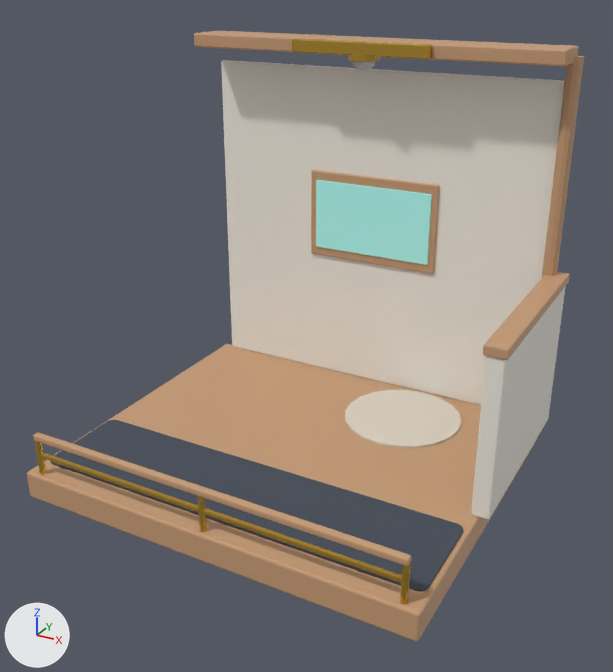
An edit to the FBX model Assets/MuseDesk/Art/Models/WallHabitat/WallHabitat_CubicleBay.fbx, drawn before and after from the same camera.
The view is the same before and after, from a 50 mm camera at (0.261, -0.506, 0.316) aimed at (0.014, -0.057, 0.091). The axes (+X, +Y, +Z) are drawn at lower left. The lights are the same throughout. The first picture is the older version. Where no turn or scale is listed for an object, it has been applied to the vertices.

The scene before the commit, as lines of its bpy script (objects in view):
```python
me_cube = bpy.data.meshes.new('Cube')
me_cube.from_pydata(...)  # 928 vertices, 832 faces; spans x -0.143..0.151, y -0.123..0.123, z -0.01..0.278
# faces by material slot: [282, 262, 22, 108, 54, 104]
me_cube.materials.append(mat_mat_warmwood)  # brown #c89d77
me_cube.materials.append(mat_mat_feltslate)  # greyish blue #424a57
me_cube.materials.append(mat_mat_warmbeige)  # pale yellow #dfd5c6
me_cube.materials.append(mat_mat_creamceramic)  # white #f4eee4
me_cube.materials.append(mat_mat_chamberglass)  # cyan #ade5e0
me_cube.materials.append(mat_mat_brass)  # yellow #d9b047
me_cube_007 = bpy.data.meshes.new('Cube.007')
me_cube_007.from_pydata(...)  # 128 vertices, 134 faces; spans x -0.0516..0.0516, y -0.003..0.015, z -0.015..0.0045
# faces by material slot: [54, 80]
me_cube_007.materials.append(mat_mat_brass)  # yellow #d9b047
me_cube_007.materials.append(mat_mat_lampglow)  # light grey #cccccc
ob_wallhabitat_cubiclebay_accents = bpy.data.objects.new('WallHabitat_CubicleBay_Accents', me_cube_007)
ob_wallhabitat_cubiclebay_accents.location = (0.0, 0.0425, 0.263)
ob_wallhabitat_cubiclebay_structure = bpy.data.objects.new('WallHabitat_CubicleBay_Structure', me_cube)
ob_wallhabitat_cubiclebay_structure.location = (0.0, -0.045, -0.01)
```
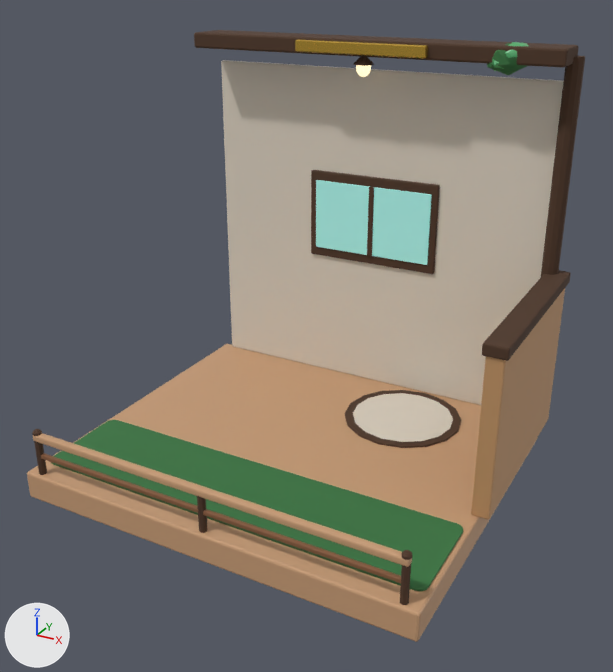
Location of each change, (x1, y1, x2, y2) in pixels of the pictures (613 x 672 px; the box of a moved part takes in the faces that stretch with it):
'WallHabitat_CubicleBay_Structure', reshaped
    before: (27, 31, 584, 642)
    after: (27, 30, 585, 642)
part 1 of me_cube, added (pale yellow)
    after: (353, 393, 453, 442)
part 2 of me_cube, added
    after: (367, 187, 374, 256)
part 3 of me_cube, added
    after: (353, 57, 374, 66)
part 4 of me_cube, added
    after: (402, 550, 412, 560)
part 5 of me_cube, added
    after: (32, 429, 42, 436)
part 6 of me_cube, deleted
    before: (348, 55, 380, 62)
part 7 of me_cube, moved or reshaped
    before: (40, 34, 570, 605)
    after: (41, 33, 570, 605)
part 8 of me_cube, recoloured
    both: (195, 31, 584, 360)
part 9 of me_cube, recoloured
    both: (51, 420, 463, 591)
part 10 of me_cube, recoloured
    both: (221, 60, 563, 405)
part 11 of me_cube, recoloured (white to orange)
    both: (471, 288, 565, 519)
part 12 of me_cube, recoloured
    both: (35, 441, 44, 475)
part 13 of me_cube, recoloured
    both: (43, 453, 401, 578)

The change, as a diff of the scene's bpy script:
```diff
--- a/Assets/MuseDesk/Art/Models/WallHabitat/WallHabitat_CubicleBay.fbx.py
+++ b/Assets/MuseDesk/Art/Models/WallHabitat/WallHabitat_CubicleBay.fbx.py
@@ mat_mat_treebark @@
+mat_mat_treebark = principled_material('Mat_TreeBark')
+mat_mat_treebark.base_color = (0.0757, 0.0347, 0.0163)  # brown #4e3422
+mat_mat_treebark.roughness = 0.85
@@ mat_mat_forestmoss @@
+mat_mat_forestmoss = principled_material('Mat_ForestMoss')
+mat_mat_forestmoss.base_color = (0.038, 0.179, 0.0509)  # dark green #377540
+mat_mat_forestmoss.roughness = 0.78
@@ mat_mat_cardboardbox @@
+mat_mat_cardboardbox = principled_material('Mat_CardboardBox')
+mat_mat_cardboardbox.base_color = (0.538, 0.296, 0.133)  # orange #c29466
+mat_mat_cardboardbox.roughness = 0.62
@@ me_cube @@
-me_cube.from_pydata(...)  # 928 vertices, 832 faces; spans x -0.143..0.151, y -0.123..0.123, z -0.01..0.278
+me_cube.from_pydata(...)  # 1108 vertices, 1040 faces; spans x -0.143..0.151, y -0.123..0.123, z -0.01..0.281
+# me_cube part 1: a new loose piece, a 16-sided cylinder along z spanning x 0.0138..0.0895, y 0.0322..0.1078, z 0.01..0.0115, in mat_mat_warmbeige (pale yellow #dfd5c6)
+# me_cube part 2: the loose piece of 56 vertices spanning x -0.048..0.047, y 0.115..0.12, z 0.118..0.172 is copied, and the copy is scaled about its middle by (0.0375, 1.22, 1), in mat_mat_treebark (brown #4e3422); it spans x -0.002..0.002, y 0.114..0.12, z 0.118..0.172
+# me_cube part 3: a new loose piece, a 10-sided cut cone along z (radius 0.0075 at the low end, 0.0025 at the high end) spanning x -0.0071..0.0071, y 0.087..0.102, z 0.262..0.267, in mat_mat_treebark (brown #4e3422)
+# me_cube part 4: a new loose piece, a UV sphere (8 segments, 5 rings, poles along z) spanning x 0.1288..0.1349, y -0.1205..-0.1145, z 0.0388..0.0436, in mat_mat_treebark (brown #4e3422)
+# me_cube part 5: a new loose piece, a UV sphere (8 segments, 5 rings, poles along z) spanning x -0.1349..-0.1288, y -0.1205..-0.1145, z 0.0388..0.0436, in mat_mat_treebark (brown #4e3422)
+# me_cube part 6: the loose piece of 24 vertices spanning x -0.011..0.011, y 0.084..0.106, z 0.265..0.269 is deleted
+# me_cube part 7: 48 vertices moved from x -0.134..0.151, y -0.119..0.121, z 0.01..0.272 to x -0.134..0.151, y -0.119..0.122, z 0.01..0.272; 164 vertices removed from x -0.138..0.151, y -0.119..0.122, z 0.01..0.277; 180 vertices added at x -0.138..0.151, y -0.119..0.122, z 0.01..0.281
+# me_cube part 8: 64 faces spanning x -0.138..0.151, y -0.026..0.122, z 0.01..0.278 switch from mat_mat_warmwood (brown #c89d77) to mat_mat_treebark (brown #4e3422)
+# me_cube part 9: 262 faces spanning x -0.139..0.139, y -0.107..-0.038, z 0.01..0.012 switch from mat_mat_feltslate (greyish blue #424a57) to mat_mat_forestmoss (dark green #377540)
+# me_cube part 10: 54 faces spanning x -0.134..0.134, y 0.117..0.123, z 0.01..0.256 switch from mat_mat_creamceramic (white #f4eee4) to mat_mat_warmbeige (pale yellow #dfd5c6)
+# me_cube part 11: 54 faces spanning x 0.137..0.149, y -0.024..0.121, z 0.01..0.12 switch from mat_mat_creamceramic (white #f4eee4) to mat_mat_cardboardbox (orange #c29466)
+# me_cube part 12: 8 faces spanning x -0.134..0.134, y -0.12..-0.115, z 0.01..0.038 switch from mat_mat_brass (yellow #d9b047) to mat_mat_treebark (brown #4e3422)
+# me_cube part 13: 1 face spanning x -0.131..0.131, y -0.118..-0.117, z 0.026 switches from mat_mat_brass (yellow #d9b047) to mat_mat_leathersatchel (brown #85593b)
+# other edits to the shape of me_cube do not show in these pictures
 me_cube.materials.append(mat_mat_chamberglass)
+me_cube.materials.append(mat_mat_plantgreen)  # green #57b070
+me_cube.materials.append(mat_mat_leathersatchel)  # brown #85593b
```
